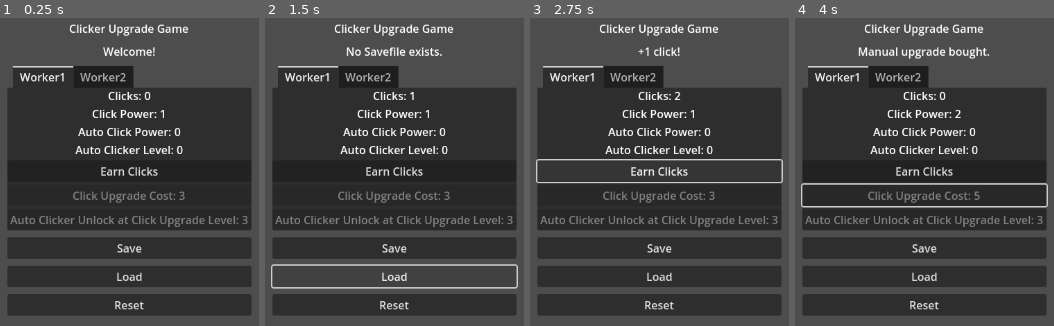
Above: before the commit, frames 1-4 (left to right).
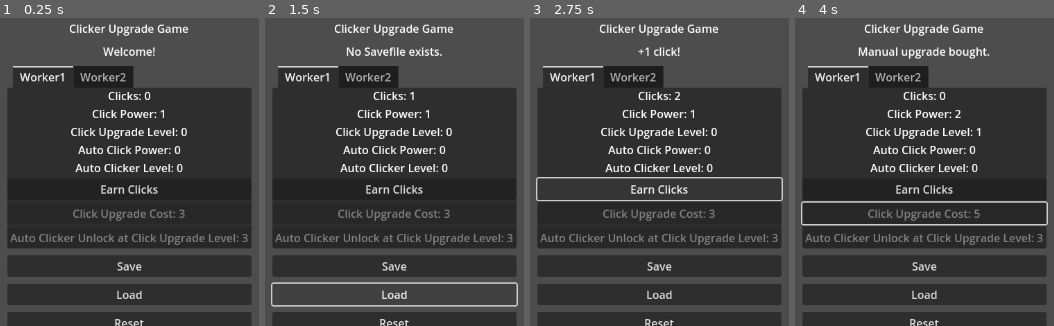
Above: after the commit, the same moments.

Repository: fehudma/godot_projects
Game: Godot game, scene res://Scenes/main.tscn
Two runs of this game, one before a commit and one after it. Both use one fixed random seed, a clock stepped at 60 frames per second and the inputs below.
Inputs:
- Up to frame 1 (0.25 s): no input
- Up to frame 2 (1.5 s): click "Earn Clicks" at 0.5 s; click "Load" at 1.25 s
- Up to frame 3 (2.75 s): click "Earn Clicks" at 2 s
- Up to frame 4 (4 s): click "Earn Clicks" at 2.75 s; click "Click Upgrade Cost: 3" at 3.5 s

The runs differ from the first frame. In frame 1, 21% of the frame differs, in the area x 2-97%, y 35-100%; in frame 2, 18%; in frame 3, 23%; in frame 4, 23%, in the area x 2-98%, y 35-100%.

Commit message:
added Display Worker 2 Auto Clicker information

Diff:
--- a/Scenes/main.tscn
+++ b/Scenes/main.tscn
@@ -65,6 +65,7 @@
 
 [node name="StatsLabel" type="Label" parent="VBoxContainer/TabContainer/Worker2"]
 layout_mode = 2
+horizontal_alignment = 1
 
 [node name="ClickButton" type="Button" parent="VBoxContainer/TabContainer/Worker2"]
 layout_mode = 2
@@ -73,6 +74,10 @@
 [node name="UpgradeButton" type="Button" parent="VBoxContainer/TabContainer/Worker2"]
 layout_mode = 2
 text = "Worker 2 Upgrade"
+
+[node name="AutoClickerButton" type="Button" parent="VBoxContainer/TabContainer/Worker2"]
+layout_mode = 2
+text = "Worker 2 Auto Clicker"
 
 [node name="SaveButton" type="Button" parent="VBoxContainer"]
 layout_mode = 2
@@ -93,6 +98,7 @@
 [connection signal="pressed" from="VBoxContainer/TabContainer/Worker1/AutoClickerButton" to="." method="_on_auto_clicker_button_pressed"]
 [connection signal="pressed" from="VBoxContainer/TabContainer/Worker2/ClickButton" to="." method="_on_worker_2_click_button_pressed"]
 [connection signal="pressed" from="VBoxContainer/TabContainer/Worker2/UpgradeButton" to="." method="_on_worker_2_upgrade_button_pressed"]
+[connection signal="pressed" from="VBoxContainer/TabContainer/Worker2/AutoClickerButton" to="." method="_on_worker_2_auto_clicker_button_pressed"]
 [connection signal="pressed" from="VBoxContainer/SaveButton" to="." method="_on_save_button_pressed"]
 [connection signal="pressed" from="VBoxContainer/LoadButton" to="." method="_on_load_button_pressed"]
 [connection signal="pressed" from="VBoxContainer/ResetButton" to="." method="_on_reset_button_pressed"]
--- a/Scripts/main.gd
+++ b/Scripts/main.gd
@@ -28,6 +28,9 @@
 const STARTING_WORKER_2_CLICKS_PER_CLICK: int = 1
 const STARTING_WORKER_2_UPGRADE_COST: int = 3
 const STARTING_WORKER_2_UPGRADE_LEVEL: int = 0
+const STARTING_WORKER_2_PASSIVE_CLICKS_PER_TICK: int = 0
+const STARTING_WORKER_2_AUTO_CLICKER_COST: int = 5
+const STARTING_WORKER_2_AUTO_CLICKER_LEVEL: int = 0
 #========================================
 var clicks: int = STARTING_CLICKS
 var clicks_per_click: int = STARTING_CLICKS_PER_CLICK
@@ -46,6 +49,9 @@
 var worker_2_clicks_per_click: int = STARTING_WORKER_2_CLICKS_PER_CLICK
 var worker_2_upgrade_cost: int = STARTING_WORKER_2_UPGRADE_COST
 var worker_2_manual_upgrade_level: int = STARTING_WORKER_2_UPGRADE_LEVEL
+var worker_2_passive_clicks_per_tick: int = STARTING_WORKER_2_PASSIVE_CLICKS_PER_TICK
+var worker_2_auto_clicker_cost: int = STARTING_WORKER_2_AUTO_CLICKER_COST
+var worker_2_auto_clicker_level: int = STARTING_WORKER_2_AUTO_CLICKER_LEVEL
 #========================================
 #global
 @onready var message_label: Label = $VBoxContainer/MessageLabel
@@ -61,6 +67,7 @@
 #worker 2
 @onready var worker_2_stats_label: Label = $VBoxContainer/TabContainer/Worker2/StatsLabel
 @onready var worker_2_upgrade_button: Button = $VBoxContainer/TabContainer/Worker2/UpgradeButton
+@onready var worker_2_auto_clicker_button: Button = $VBoxContainer/TabContainer/Worker2/AutoClickerButton
 
 #========================================
 func update_ui() -> void:
@@ -69,6 +76,7 @@
 	update_buy_auto_clicker_button()
 	update_worker_2_stats_label()
 	update_worker_2_upgrade_button()
+	update_worker_2_auto_clicker_button()
 
 #========================================HELPERs functions
 #
@@ -77,17 +85,20 @@
 #
 # worker 1
 func update_stats_label() -> void:
-	stats_label.text = "Clicks: " + format_number(clicks) + "\nClick Power: " + format_number(clicks_per_click) + "\nAuto Click Power: " + format_number(pass …(83 unchanged characters)…
+	stats_label.text = "Clicks: " + format_number(clicks) + "\nClick Power: " + format_number(clicks_per_click) + "\nClick Upgrade Level: " + format_number(manual_upgrade_level) + "\nAuto Click Power: " + format_number(pass …(83 unchanged characters)…
 #
 #worker 2
 func update_worker_2_stats_label() -> void:
 	worker_2_stats_label.text = (
-		"Worker 2\n"
-		+ "Clicks: " + format_number(clicks)
+		"Clicks: " + format_number(clicks)
 		+ "\nClick Power: "
 		+ format_number(worker_2_clicks_per_click)
 		+ "\nClick Upgrade Level: "
 		+ format_number(worker_2_manual_upgrade_level)
+		+ "\nAuto Click Power: "
+		+ format_number(worker_2_passive_clicks_per_tick)
+		+ "\nAuto Clicker Level: "
+		+ format_number(worker_2_auto_clicker_level)
 	)
 #
 func update_upgrade_button() -> void:
@@ -107,7 +118,10 @@
 		return true
 	else:
 		return false
-
+#
+#worker 2
+func is_worker_2_auto_clicker_unlocked() -> bool:
+	return worker_2_manual_upgrade_level >= AUTO_CLICKER_UNLOCK_LEVEL
 #
 func update_buy_auto_clicker_button() -> void:
 	if not is_auto_clicker_unlocked(): #same as "if is_auto_clicker_unlocked() == false:"
@@ -117,6 +131,23 @@
 		auto_clicker_button.text = "Auto Clicker Lv. " + format_number(auto_clicker_level) + " — Cost: " + format_number(auto_clicker_cost)
 		auto_clicker_button.disabled = not can_afford_auto_clicker()
 #
+func update_worker_2_auto_clicker_button() -> void:
+	if not is_worker_2_auto_clicker_unlocked():
+		worker_2_auto_clicker_button.text = (
+			"Auto Clicker Unlock at Click Upgrade Level: "
+			+ str(AUTO_CLICKER_UNLOCK_LEVEL)
+		)
+		worker_2_auto_clicker_button.disabled = true
+	else:
+		worker_2_auto_clicker_button.text = (
+			"Auto Clicker Lv. "
+			+ format_number(worker_2_auto_clicker_level)
+			+ " — Cost: "
+			+ format_number(worker_2_auto_clicker_cost)
+		)
+		worker_2_auto_clicker_button.disabled = not can_afford_worker_2_auto_clicker()
+#
+
 func start_passive_income_timer() -> void:
 	if passive_income_timer.is_stopped():
 		passive_income_timer.start()
@@ -352,9 +383,12 @@
 		message_label.text = "+" + format_number(clicks_per_click) + " click!"
 	else:
 		message_label.text = "+" + format_number(clicks_per_click) + " clicks!"
-
+# worker 1
 func can_afford_upgrade() -> bool:
 	return clicks >= upgrade_cost
+# worker 2
+func can_afford_worker_2_auto_clicker() -> bool:
+	return clicks >= worker_2_auto_clicker_cost
 
 func can_afford_worker_2_upgrade() -> bool:
 	return clicks >= worker_2_upgrade_cost
@@ -377,13 +411,21 @@
 	worker_2_upgrade_cost += UPGRADE_COST_INCREASE
 	worker_2_manual_upgrade_level += MANUAL_UPGRADE_LEVEL
 	show_message("Worker 2 manual upgrade bought.")
-
+#worker 1
 func buy_auto_clicker() -> void:
 	clicks -= auto_clicker_cost
 	passive_clicks_per_tick += PASSIVE_CLICKS_INCREASE
 	auto_clicker_cost += AUTO_CLICKER_COST_INCREASE
 	auto_clicker_level += 1
 	show_message("Auto clicker bought.")
+#worker 2
+func buy_worker_2_auto_clicker() -> void:
+	clicks -= worker_2_auto_clicker_cost
+	worker_2_passive_clicks_per_tick += PASSIVE_CLICKS_INCREASE
+	worker_2_auto_clicker_cost += AUTO_CLICKER_COST_INCREASE
+	worker_2_auto_clicker_level += 1
+	show_message("Worker 2 auto clicker bought.")
+
 
 func _on_passive_income_timer_timeout() -> void:
 	# passive-income logic
@@ -415,3 +457,11 @@
 	if can_afford_worker_2_upgrade():
 		buy_worker_2_upgrade()
 		update_ui()
+
+func _on_worker_2_auto_clicker_button_pressed() -> void:
+	if not is_worker_2_auto_clicker_unlocked():
+		return
+
+	if can_afford_worker_2_auto_clicker():
+		buy_worker_2_auto_clicker()
+		update_ui()
